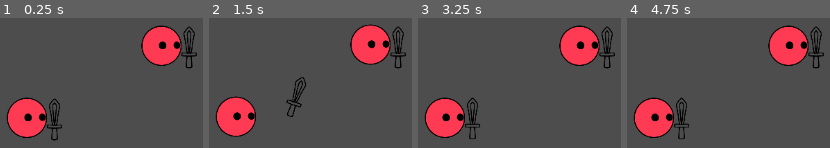
Above: before the commit, frames 1-4 (left to right).
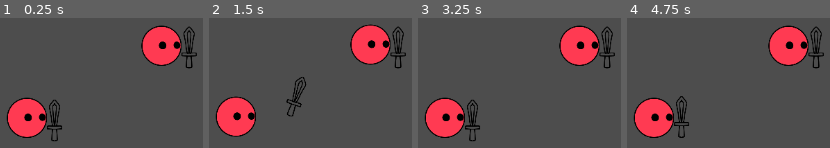
Above: after the commit, the same moments.

Repository: HoneyPony/impish-descent-future
Game: Godot game, scene res://Game.tscn
Two runs of this game, one before a commit and one after it. Both use one fixed random seed, a clock stepped at 60 frames per second and the inputs below.
Inputs:
- Up to frame 1 (0.25 s): no input
- Up to frame 2 (1.5 s): hold D (player_right) 0.53-1.28 s
- Up to frame 3 (3.25 s): hold D (player_right) from 2.03 s (still down)
- Up to frame 4 (4.75 s): release D (player_right) at 3.53 s

The runs differ from the first frame. In frame 1, 0.4% of the frame differs, in the area x 23-31%, y 61-95%; in frame 2, less than 0.1%; in frame 3, 0.7%; in frame 4, 0.6%.

Commit message:
Try to secondary-animation the item
Meh.

Diff:
--- a/players/player.gd
+++ b/players/player.gd
@@ -33,6 +33,10 @@
 	melee_attack_target_rot = (what - global_position).angle()
 
 func _physics_process(delta):
+	# Uncomment this if we want to animate the item
+	if state == State.NO_ACTION:
+		item.global_transform = item_rest.global_transform
+
 	if state == State.MELEE_ATTACK:
 		state_timer += delta
 		var to_t = parabola_one(state_timer)
--- a/players/player.tscn
+++ b/players/player.tscn
@@ -19,6 +19,18 @@
 "update": 0,
 "values": [Vector2(0, 0), Vector2(0, -5)]
 }
+tracks/1/type = "value"
+tracks/1/imported = false
+tracks/1/enabled = true
+tracks/1/path = NodePath("Body/ItemRest:position")
+tracks/1/interp = 2
+tracks/1/loop_wrap = true
+tracks/1/keys = {
+"times": PackedFloat32Array(0.0333333, 0.533333),
+"transitions": PackedFloat32Array(0.75, 1.33),
+"update": 0,
+"values": [Vector2(156, 0), Vector2(156, -3)]
+}
 
 [sub_resource type="Animation" id="Animation_cwyuw"]
 length = 0.001
@@ -33,6 +45,18 @@
 "transitions": PackedFloat32Array(1),
 "update": 0,
 "values": [Vector2(0, 0)]
+}
+tracks/1/type = "value"
+tracks/1/imported = false
+tracks/1/enabled = true
+tracks/1/path = NodePath("Body/ItemRest:position")
+tracks/1/interp = 1
+tracks/1/loop_wrap = true
+tracks/1/keys = {
+"times": PackedFloat32Array(0),
+"transitions": PackedFloat32Array(1),
+"update": 0,
+"values": [Vector2(156, 0)]
 }
 
 [sub_resource type="AnimationLibrary" id="AnimationLibrary_to8dl"]
